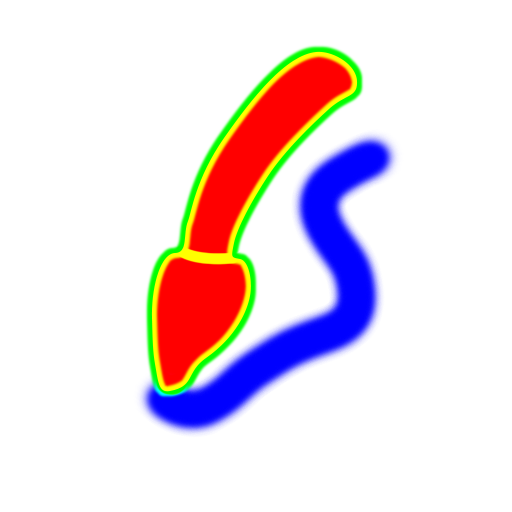
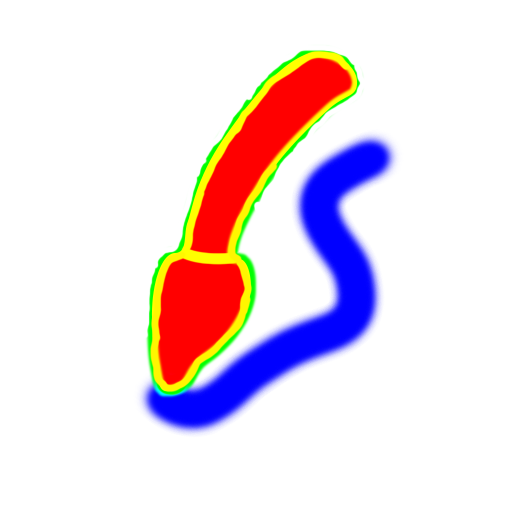
Layers edited between the first and the second w=512, h=512 image:
added layer "viewport_mask копия" above "viewport_mask" over [144, 45, 364, 393]
hid group "viewport_mask" (3 layers) over [144, 45, 364, 393]
